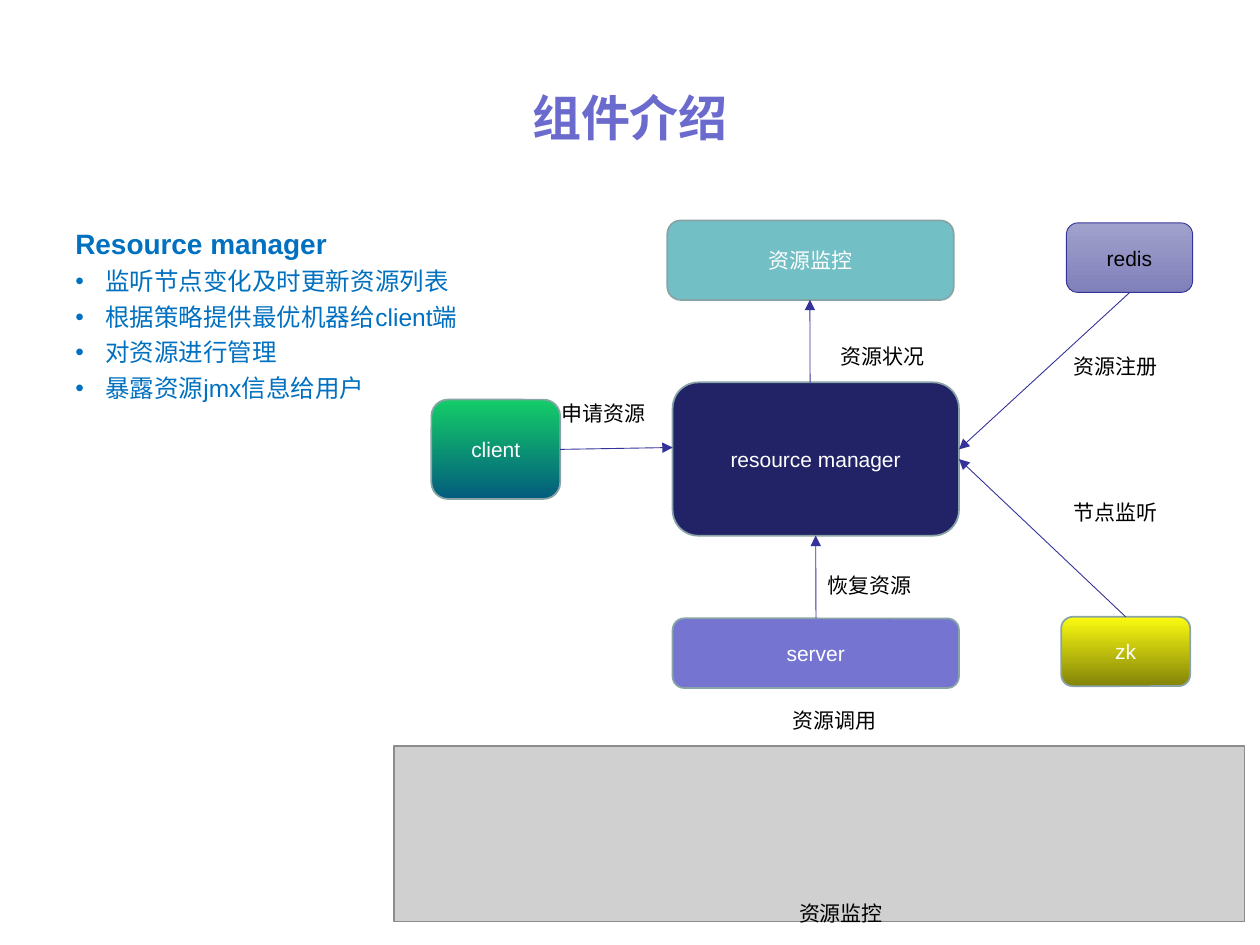
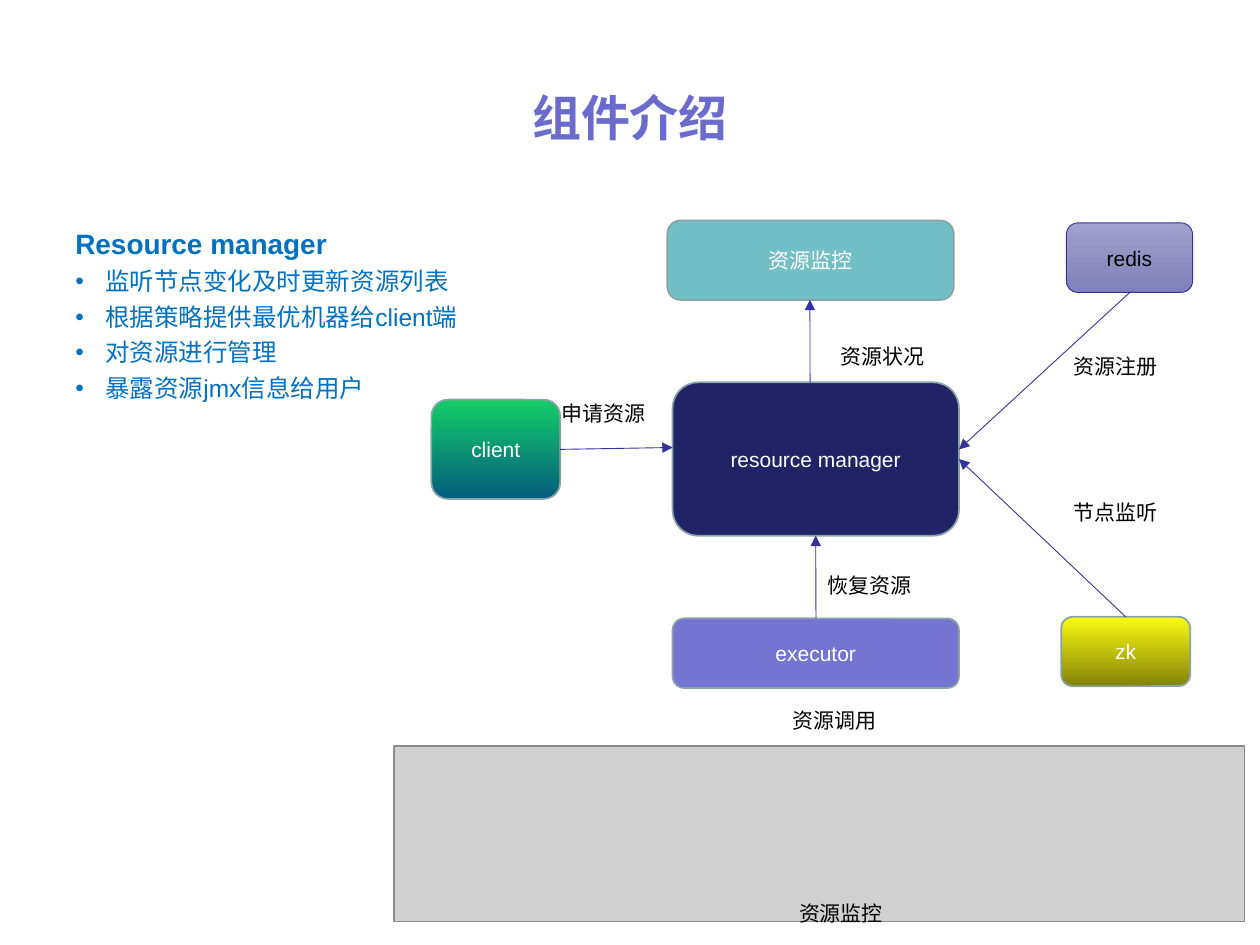
Before and after one commit to ylpu/distribute-scheduler, a slide deck: slide 11 of files/dis-scheduler.ppt. Drawn at 1260x945 pixels with LibreOffice and Linux fonts; fonts in the diff are those of the drawing; grey boxes stand for pictures. Boxes give left, top, right and bottom in pixels: in the first picture for what was removed or moved away, otherwise in the second. Text is boxed around its words. In the diff, an @@ line names an element or a change of style, - is before the commit and + after.

```diff
--- a/files/dis-scheduler.ppt
+++ b/files/dis-scheduler.ppt
@@ text in rounded rectangle at (x1=775, y1=647, x2=855, y2=661): text changed @@
-server
+executor
```
Also in this commit, not shown: 4 other slides changed, 49 other files.
